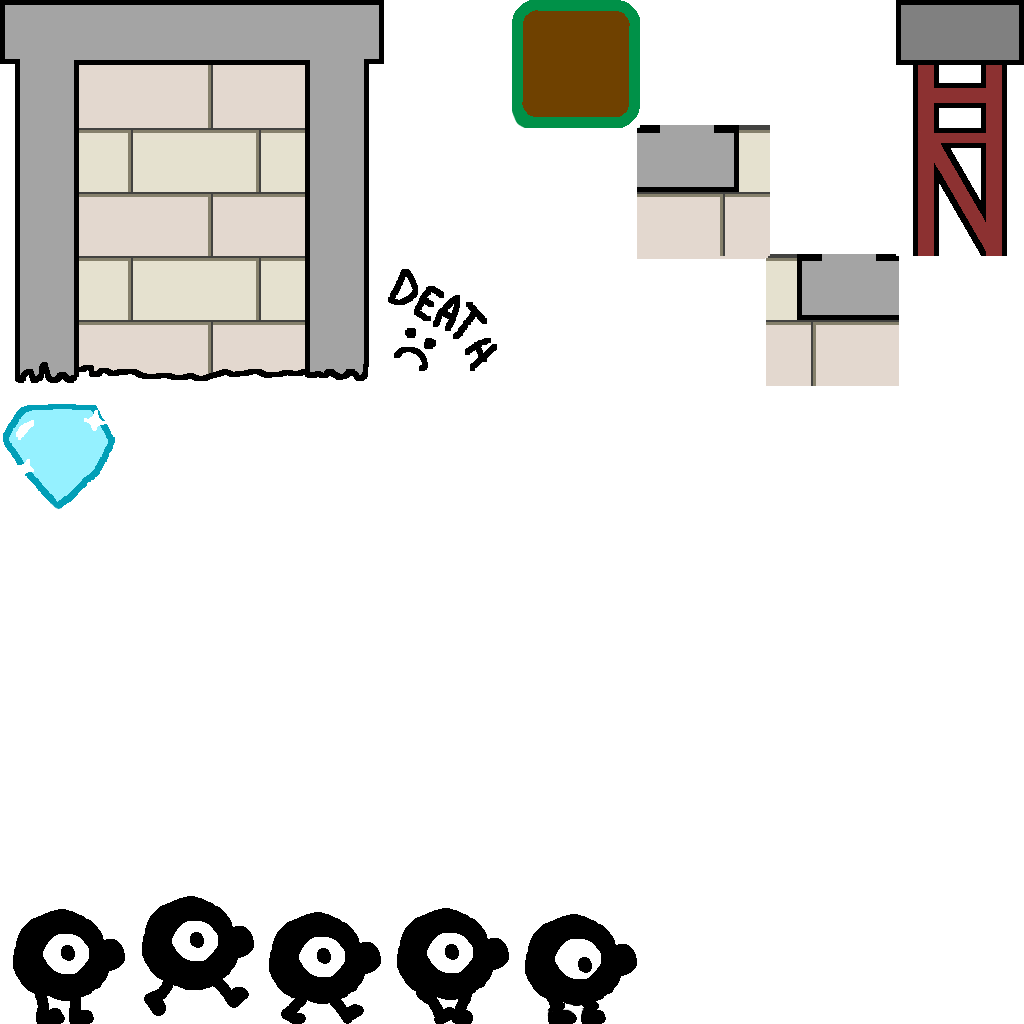
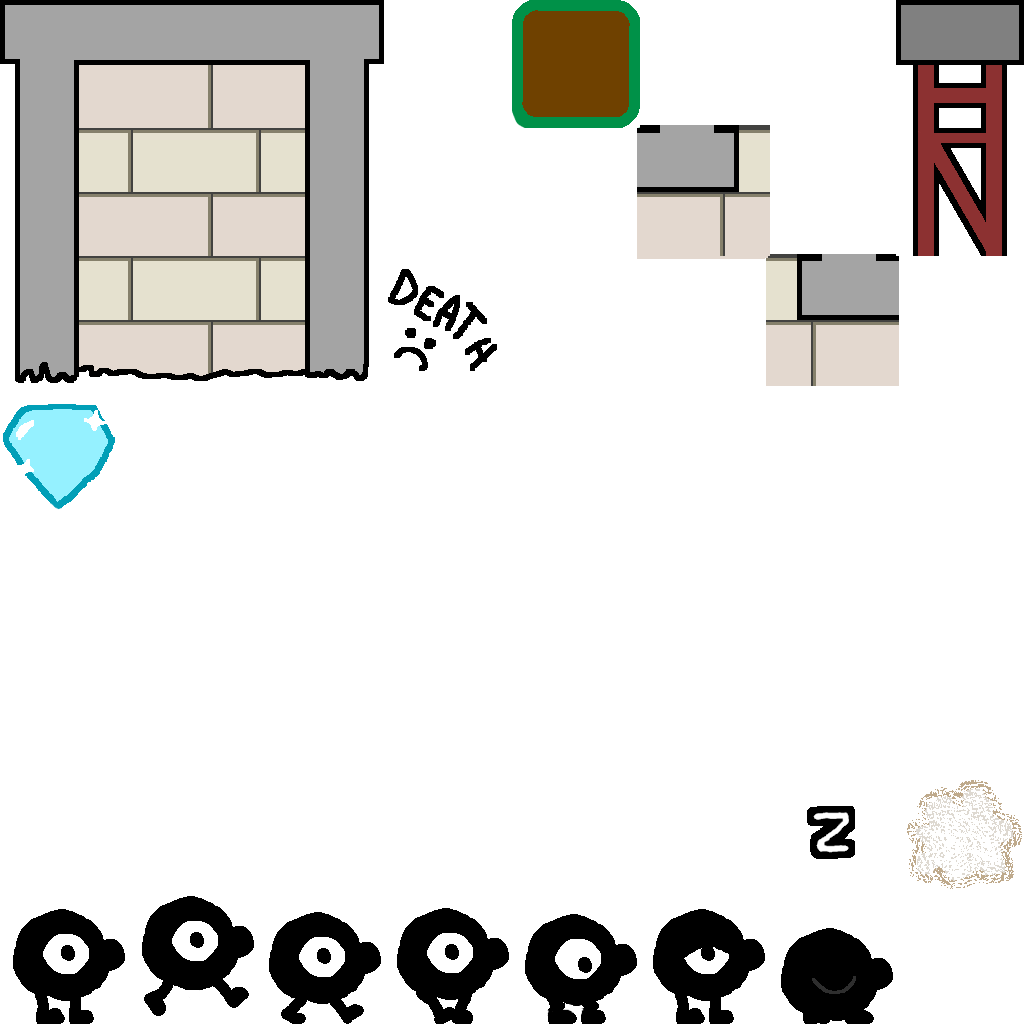
The second w=1024, h=1024 image is a revision of the first. Changes to its layers:
added layer "poff" above "z" over [907, 780, 1022, 889]
added layer "z" above "sleeping" over [807, 806, 855, 859]
added layer "sleeping" above "tired" over [781, 928, 893, 1024]
added layer "tired" above "stand" over [653, 909, 765, 1024]
